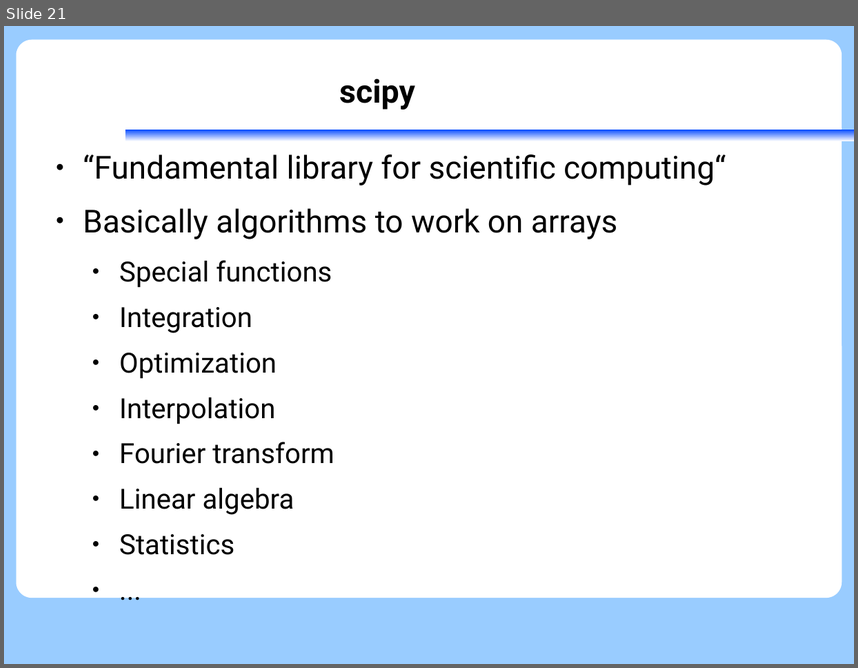
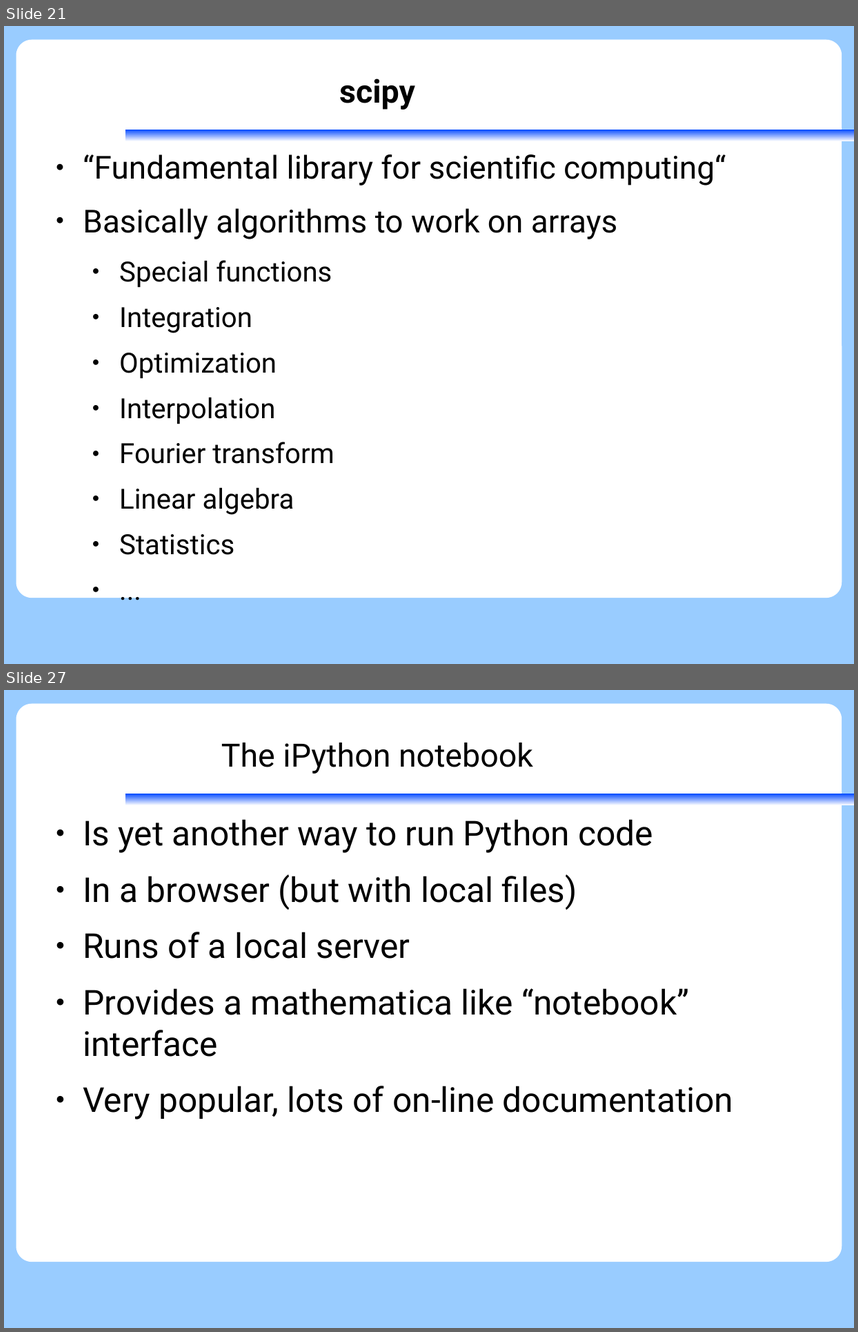
Before and after one commit to KennethNielsen/presentations, a slide deck: python/part2/scipy-matplotlib.odp. Shown one above the other, each under a label of ours: slide 21 before the commit, slides 21 and 27 after it; the slides between them are not shown. The pictures are 858x668 and 858x1332 pixels, drawn with LibreOffice and Linux fonts; fonts in the diff are those of the drawing; background and template pictures are left out. Boxes give left, top, right and bottom in pixels: in the first picture for what was removed or moved away, otherwise in the second. Text is boxed around its words. In the diff, an @@ line names an element or a change of style, - is before the commit and + after.

```diff
--- a/python/part2/scipy-matplotlib.odp
+++ b/python/part2/scipy-matplotlib.odp
@@ slide 27 added at [4, 690, 854, 1328], background #99CCFF; not listed: 2 template elements that a slide beside it also shows @@
@@ title added at [221, 742, 533, 773], 30 pt, text #000000 @@
+The iPython notebook
@@ text added at [83, 819, 733, 1119], 32 pt, text #000000 @@
+● Is yet another way to run Python code
+● In a browser (but with local files)
+● Runs of a local server
+● Provides a mathematica like “notebook” interface
+● Very popular, lots of on-line documentation
```
Also in this commit, not shown: 8 other slides added, 1 slide removed, 1 other file.
